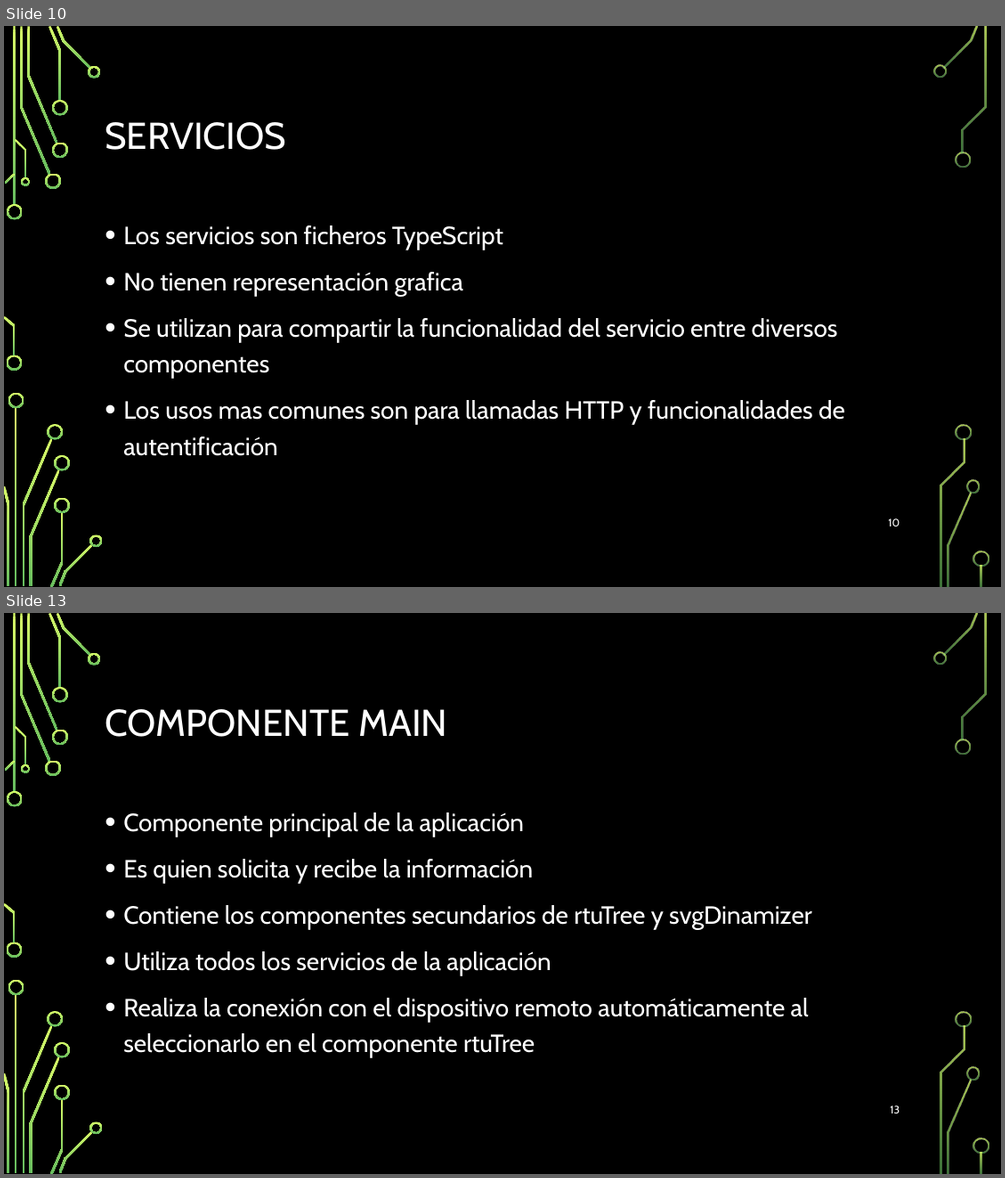
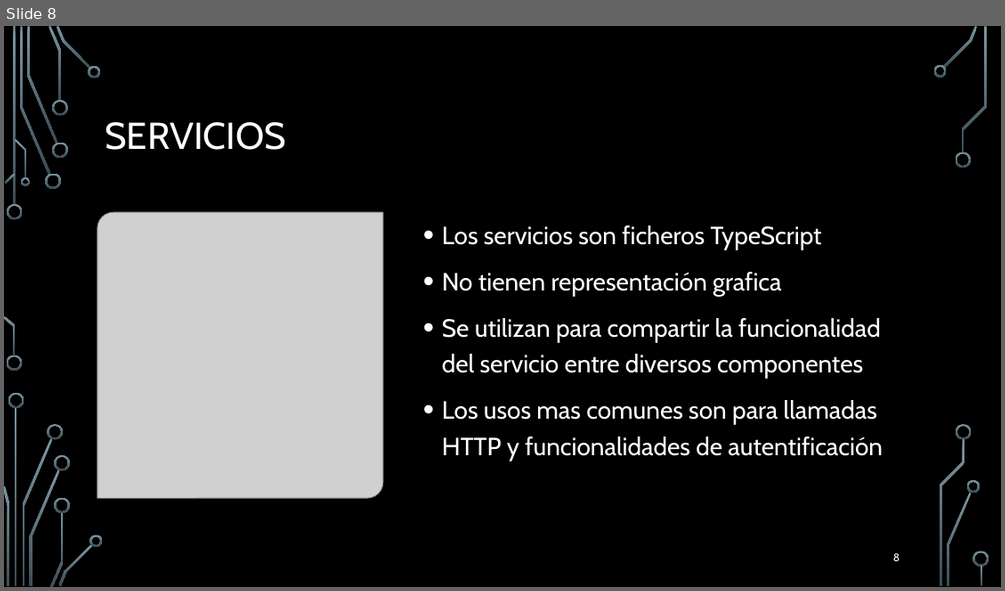
Before and after one commit to Hollex28/TFG-Proyecto_2019-2020, a slide deck: Presentacion del TFG.pptx. Shown one above the other, each under a label of ours: slides 10 and 13 before the commit, slide 8 after it; the slides between them are not shown. The pictures are 1005x1178 and 1005x591 pixels, drawn with LibreOffice and Linux fonts; fonts in the diff are those of the drawing; grey boxes stand for pictures; background and template pictures are left out. Boxes give left, top, right and bottom in pixels: in the first picture for what was removed or moved away, otherwise in the second. Text is boxed around its words. In the diff, an @@ line names an element or a change of style, - is before the commit and + after.

```diff
--- a/Presentacion del TFG.pptx
+++ b/Presentacion del TFG.pptx
@@ slide 13 removed at <box>4,613,1001,1174</box>, background picture (left out); not listed: 36 template elements that a slide beside it also shows @@
@@ title removed at <box>105,709,447,737</box> @@
-COMPONENTE MAIN
@@ text removed at <box>123,812,812,1058</box> @@
-• Componente principal de la aplicación
-• Es quien solicita y recibe la información
-• Contiene los componentes secundarios de rtuTree y svgDinamizer
-• Utiliza todos los servicios de la aplicación
-• Realiza la conexión con el dispositivo remoto automáticamente al seleccionarlo en el componente rtuTree
@@ page number removed at <box>890,1105,899,1113</box> @@
-13
@@ what was slide 10 is now slide 8 @@
@@ slide 8 changed as well @@
@@ fill gradient #D8FC68 to #66BD5F to gradient #7C96A3 to #3B4C54 in 36 elements at <box>7,204,23,220</box>, <box>7,355,22,370</box>, <box>20,27,50,175</box>, <box>45,174,61,189</box>, <box>27,27,57,143</box>, <box>48,26,62,101</box>, <box>52,142,67,158</box>, <box>52,100,67,116</box>, <box>57,26,90,70</box>, <box>88,66,101,78</box>, <box>5,174,16,184</box>, <box>4,316,16,356</box>, <box>15,139,26,178</box>, <box>20,177,30,186</box>, <box>16,408,17,586</box>, <box>22,438,52,585</box>, <box>8,393,24,408</box>, <box>4,486,9,585</box>, <box>48,424,63,440</box>, <box>30,469,60,586</box>, <box>50,512,63,587</box>, <box>54,455,70,471</box>, <box>54,497,70,513</box>, <box>58,543,93,586</box>, <box>90,534,103,547</box>, <box>943,26,978,68</box>, <box>933,65,947,78</box>, <box>955,151,971,168</box>, <box>947,491,971,586</box>, <box>967,480,979,492</box>, <box>962,27,987,153</box>, <box>956,424,971,440</box>, <box>939,439,965,586</box>, <box>973,551,989,566</box>, <box>980,565,983,586</box>, <box>13,27,16,206</box> @@
@@ picture added at <box>97,212,383,498</box> @@
@@ text "Los servicios son ficheros TypeScript" rewrapped from <box>123,225,845,456</box> to <box>442,225,882,460</box> @@
@@ page number at <box>893,553,899,561</box>: text changed @@
-10
+8
```
Also in this commit, not shown: 11 other slides changed, 3 slides added, 11 other slides removed.
